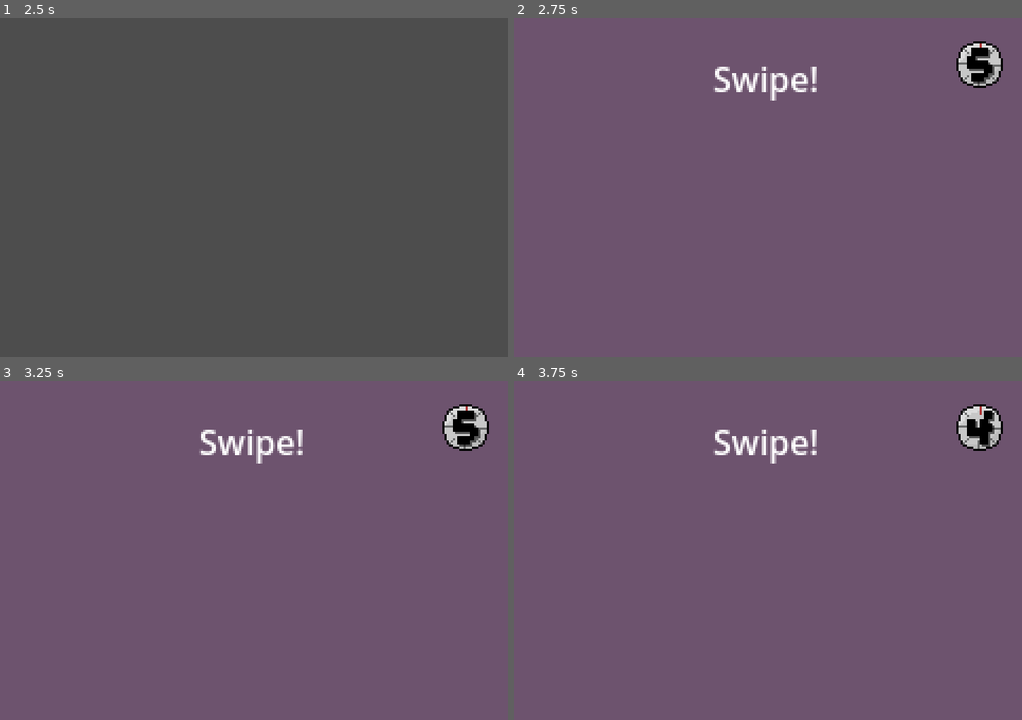
Above: before the commit, frames 1-4 (two rows, left to right).
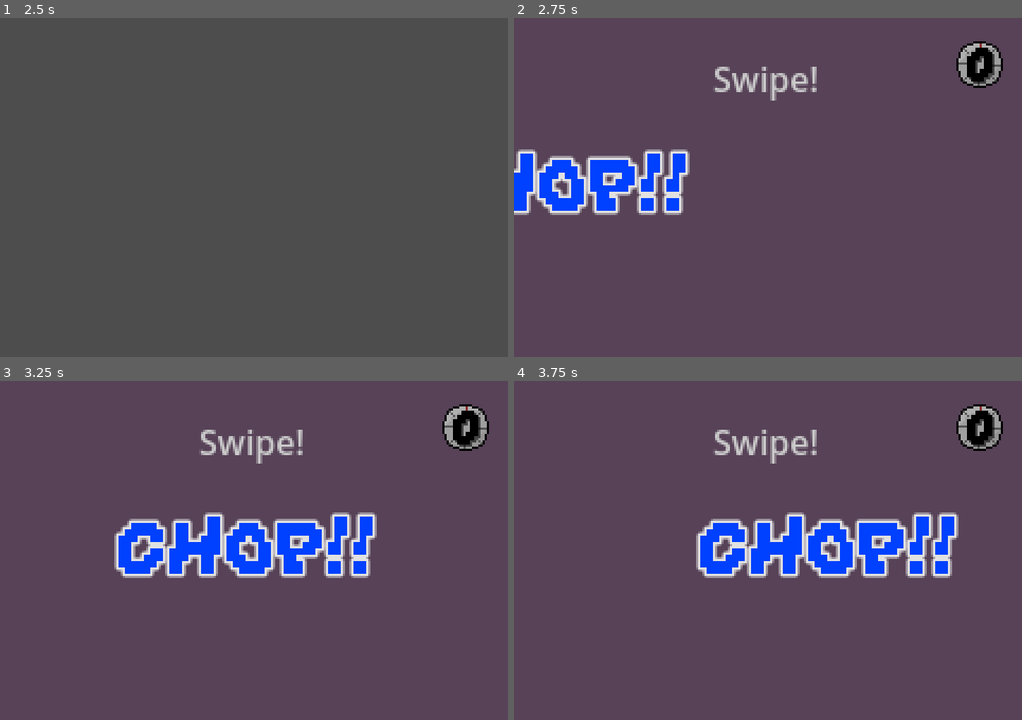
Above: after the commit, the same moments.

Repository: emmetl913/GMTK2024
Game: Godot game, scene res://menus/MainMenu.tscn
Same seed, same stepped clock (60 frames per second), same inputs: the game is played once before the commit and once after it. The engine's default icon, where the game draws it, is replaced by a stand-in: a white triangle on a blue panel in a dark square.
Inputs (mouse positions are in pixels of both pictures, inside the frame that each line leads up to):
- Up to frame 1 (2.5 s): click "Start" at 0.5 s; tap Enter at 1.25 s; move the mouse to (365, 170) at 1.27 s; hold S (S) 1.28-2.03 s; tap Space at 2 s; move the mouse to (152, 204) at 2.02 s; click (152, 204) at 2.1 s; tap S (S) at 2.3 s
- Up to frame 2 (2.75 s): no input
- Up to frame 3 (3.25 s): move the mouse to (304, 475) at 2.77 s; hold S (S) from 2.78 s (still down)
- Up to frame 4 (3.75 s): move the mouse to (742, 618) at 3.52 s; release S (S) at 3.53 s; tap W (W) at 3.6 s

Frame 1 is identical in both runs. In frame 2, 6.6% of the frame differs, in the area x 0-96%, y 7-59%; in frame 3, 9.1%; in frame 4, 9.2%, in the area x 35-96%, y 7-59%.

Commit message:
Direction animation

Diff:
--- a/worlds/MicroGamePlayer.gd
+++ b/worlds/MicroGamePlayer.gd
@@ -38,9 +38,24 @@
 	game_inst.set_parent(self)
 	add_child(game_inst, true)
 
-	#Start game timer
 	$TimerGraphic.visible = true
 	$GameTimer.wait_time = game_inst.getTimer(game_phase)
+
+	play_direction_animation()
+
+func play_direction_animation():
+	$DirectionMessage.visible = true
+
+	#pause game
+	get_tree().paused = true
+
+	#play animation
+	$DirectionMessage/DirectionAnimPlayer.play("Animation")
+
+func _on_direction_anim_player_animation_finished(anim_name):
+	get_tree().paused = false
+	$DirectionMessage.visible = false
+
 	$GameTimer.start()
 
 func winGame():
--- a/worlds/MicroGamePlayer.tscn
+++ b/worlds/MicroGamePlayer.tscn
@@ -14,7 +14,7 @@
 [sub_resource type="LabelSettings" id="LabelSettings_tcbsf"]
 font = ExtResource("3_adxpj")
 font_size = 48
-font_color = Color(0, 0.641938, 0.130014, 1)
+font_color = Color(0, 0.207843, 1, 1)
 outline_size = 6
 outline_color = Color(0.776615, 0.816219, 0.761319, 1)
 
@@ -103,6 +103,50 @@
 "RESET": SubResource("Animation_gif0o")
 }
 
+[sub_resource type="LabelSettings" id="LabelSettings_45tsb"]
+font = ExtResource("3_adxpj")
+font_size = 48
+font_color = Color(0, 0.25098, 1, 1)
+outline_size = 6
+outline_color = Color(0.881937, 0.881937, 0.881937, 1)
+
+[sub_resource type="Animation" id="Animation_jy01o"]
+resource_name = "Animation"
+length = 1.5
+tracks/0/type = "value"
+tracks/0/imported = false
+tracks/0/enabled = true
+tracks/0/path = NodePath("Label:position")
+tracks/0/interp = 1
+tracks/0/loop_wrap = true
+tracks/0/keys = {
+"times": PackedFloat32Array(0, 0.2, 1.3, 1.5),
+"transitions": PackedFloat32Array(1, 1, 1, 1),
+"update": 0,
+"values": [Vector2(-220, 55), Vector2(-20, 55), Vector2(51, 55), Vector2(240, 55)]
+}
+
+[sub_resource type="Animation" id="Animation_bu6ka"]
+length = 0.001
+tracks/0/type = "value"
+tracks/0/imported = false
+tracks/0/enabled = true
+tracks/0/path = NodePath("Label:position")
+tracks/0/interp = 1
+tracks/0/loop_wrap = true
+tracks/0/keys = {
+"times": PackedFloat32Array(0),
+"transitions": PackedFloat32Array(1),
+"update": 0,
+"values": [Vector2(-220, 55)]
+}
+
+[sub_resource type="AnimationLibrary" id="AnimationLibrary_qywm7"]
+_data = {
+"Animation": SubResource("Animation_jy01o"),
+"RESET": SubResource("Animation_bu6ka")
+}
+
 [node name="MicroGamePlayer" type="Node2D"]
 script = ExtResource("1_v88o7")
 
@@ -136,6 +180,7 @@
 label_settings = SubResource("LabelSettings_uacp0")
 
 [node name="EndMessage" type="Node2D" parent="."]
+visible = false
 z_index = 10
 
 [node name="Label" type="Label" parent="EndMessage"]
@@ -159,7 +204,34 @@
 wait_time = 0.1
 one_shot = true
 
+[node name="DirectionMessage" type="Node2D" parent="."]
+visible = false
+z_index = 10
+
+[node name="ColorRect" type="ColorRect" parent="DirectionMessage"]
+offset_right = 240.0
+offset_bottom = 160.0
+color = Color(0, 0, 0, 0.203922)
+
+[node name="Label" type="Label" parent="DirectionMessage"]
+texture_filter = 1
+offset_left = -220.0
+offset_top = 55.0
+offset_bottom = 103.0
+pivot_offset = Vector2(110, 24)
+text = "CHOP!!"
+label_settings = SubResource("LabelSettings_45tsb")
+horizontal_alignment = 1
+vertical_alignment = 1
+
+[node name="DirectionAnimPlayer" type="AnimationPlayer" parent="DirectionMessage"]
+process_mode = 3
+libraries = {
+"": SubResource("AnimationLibrary_qywm7")
+}
+
 [connection signal="timeout" from="GameTimer" to="." method="_on_game_timer_timeout"]
 [connection signal="timeout" from="InbetweenTimer" to="." method="_on_inbetween_timer_timeout"]
 [connection signal="animation_finished" from="EndMessage/MessageAnimPlayer" to="." method="_on_message_anim_player_animation_finished"]
 [connection signal="timeout" from="EndMessage/MessageBuffer" to="." method="_on_message_buffer_timeout"]
+[connection signal="animation_finished" from="DirectionMessage/DirectionAnimPlayer" to="." method="_on_direction_anim_player_animation_finished"]
Not shown: 1 places in worlds/MicroGamePlayer.tscn that only renumber resources
